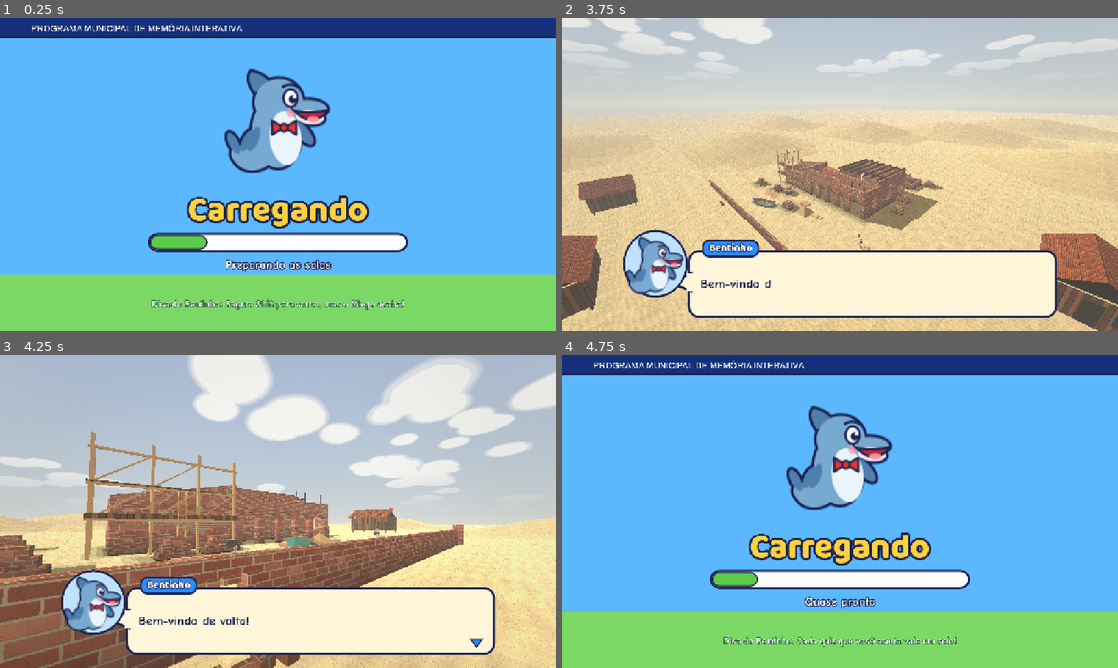
Above: before the commit, frames 1-4 (two rows, left to right).
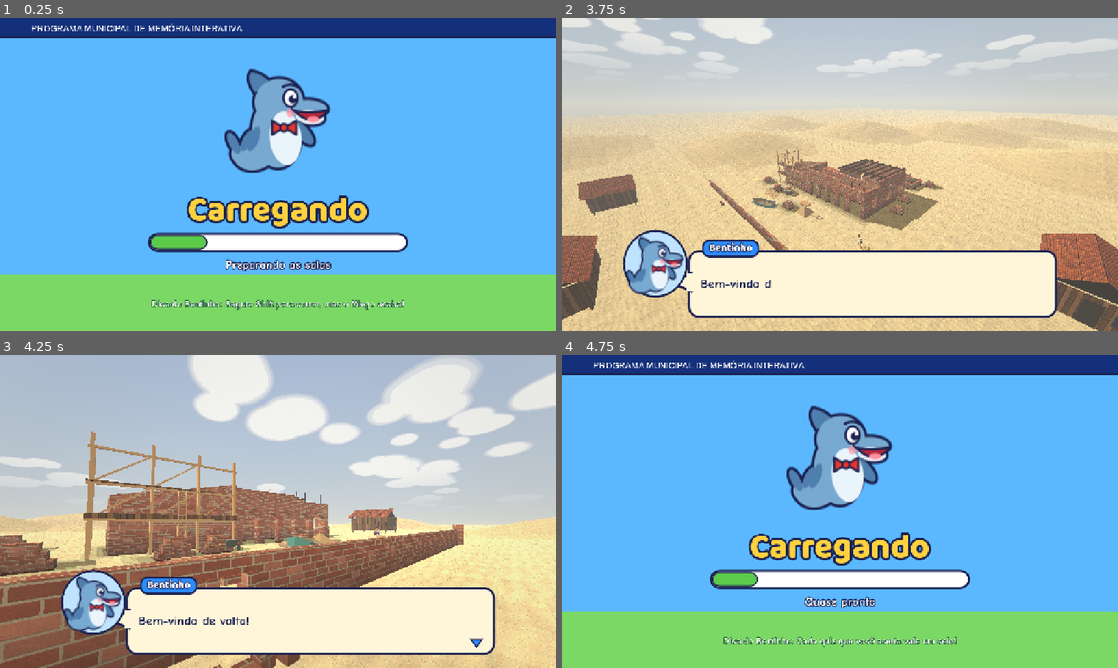
Above: after the commit, the same moments.

Repository: IcaroPv01/jogo_castelinho_imb-
Game: Godot game, scene res://tests/web_cenas.tscn
Two runs of this game, one before a commit and one after it. Both use one fixed random seed, a clock stepped at 60 frames per second and the inputs below. This scene is started directly instead of the project's main scene.
Inputs (mouse positions are in pixels of both pictures, inside the frame that each line leads up to):
- Up to frame 1 (0.25 s): no input
- Up to frame 2 (3.75 s): tap Enter at 0.5 s; move the mouse to (962, 158) at 0.52 s; hold D (direita) 0.53-1.25 s; hold Q (visor) 0.53-1.25 s; click (962, 158) at 0.67 s; drag from (728, 190) to (812, 237) at 1.27 s; move the mouse to (895, 105) at 2.02 s; hold D (direita) 2.03-2.75 s; hold Q (visor) 2.03-2.75 s; tap 1 (disco_1) at 2.1 s; drag from (812, 237) to (673, 127) at 2.77 s; tap E (interagir) at 3.5 s; move the mouse to (1006, 221) at 3.52 s; hold A (esquerda) from 3.53 s (still down); hold Mouse wheel down (disco_ant) from 3.53 s (still down)
- Up to frame 3 (4.25 s): keep holding A (esquerda); keep holding Mouse wheel down (disco_ant); tap Q (visor) at 3.8 s
- Up to frame 4 (4.75 s): release A (esquerda) at 4.25 s; release Mouse wheel down (disco_ant) at 4.25 s; drag from (673, 464) to (756, 433) at 4.27 s

Frame 1 is identical in both runs. In frame 2, 0.1% of the frame differs, in the area x 33-44%, y 46-55%; in frame 3, 0.8%, in the area x 0-20%, y 45-72%; in frame 4, nothing differs.

Commit message:
Módulo 10 (WIP): correções de colocação, em andamento
Co-Authored-By: Claude Opus 5.5 <noreply@anthropic.com>
Claude-Session: https://claude.ai/code/session_01EriXDATdJVwhEiuinFeoXf

Diff:
--- a/castelinho/extras.gd
+++ b/castelinho/extras.gd
@@ -248,7 +248,7 @@
 		Epocas.marcar(l, [GameState.Epoca.E2020])
 	# plaquinha ao lado do arco de entrada
 	Malha.abrir("plaquinha_arco_entrada")
-	g.ext.caixa(c.m.branco, Vector3(-4.82, 1.1, -11.02), Vector3(-4.52, 1.35, -10.99), Malha.F_SEM_BASE)
+	g.ext.caixa(c.m.branco, Vector3(-5.5, 1.1, -11.0), Vector3(-5.2, 1.35, -10.97), Malha.F_SEM_BASE)
 	Malha.fechar(_et)
 
 
--- a/castelinho/interior.gd
+++ b/castelinho/interior.gd
@@ -171,7 +171,7 @@
 	g.ext.caixa(pe, Vector3(-24.6, 0, -7.4), Vector3(-23.2, 0.75, -6.6), Malha.F_TODAS)
 	g.ext.col(Vector3(-24.6, 0, -7.4), Vector3(-23.2, 0.75, -6.6))
 	Malha.abrir("banco_pedra_jardim_norte")
-	g.ext.caixa(pe, Vector3(-25.0, 0.0, -8.1), Vector3(-22.8, 0.42, -7.5), Malha.F_TODAS)
+	g.ext.caixa(pe, Vector3(-24.78, 0.0, -8.1), Vector3(-22.8, 0.42, -7.5), Malha.F_TODAS)       # (começava em -25,0: o poste do painel P03 atravessava o banco)
 	Malha.abrir("banco_pedra_jardim_sul")
 	g.ext.caixa(pe, Vector3(-25.0, 0.0, -6.5), Vector3(-22.8, 0.42, -5.9), Malha.F_TODAS)
 	g.ext.col(Vector3(-25.0, 0.0, -8.1), Vector3(-22.8, 0.42, -5.9))
--- a/castelinho/mobilia.gd
+++ b/castelinho/mobilia.gd
@@ -289,8 +289,8 @@
 	# lanças e estandartes na parede oeste/leste
 	for x in [-10.5, -10.0, -9.5]:
 		Malha.abrir("lanca_medieval_%d" % roundi((x + 10.5) * 2.0 + 1.0))
-		cx(g, madeira, Vector3(x, 1.4, -23.65), Vector3(0.05, 2.5, 0.05))
-		cx(g, c.m.ferro, Vector3(x, 2.75, -23.65), Vector3(0.07, 0.3, 0.07))
+		cx(g, madeira, Vector3(x, 1.4, -23.54), Vector3(0.05, 2.5, 0.05))       # encostadas na parede (z -23,5)
+		cx(g, c.m.ferro, Vector3(x, 2.75, -23.54), Vector3(0.07, 0.3, 0.07))
 	# tronos (dois), encosto alto de madeira escura
 	for z in [-27.0, -28.2]:
 		Malha.abrir("trono_medieval_%d" % (1 if z > -27.5 else 2))
@@ -311,7 +311,7 @@
 			cx(g, madeira, Vector3(x, 0.25, -26.0 + dz), Vector3(0.45, 0.5, 0.45), true, 1.0)
 			cx(g, madeira, Vector3(x, 0.7, -26.0 + dz * 1.1), Vector3(0.45, 0.5, 0.06), false, 1.0)
 	# tochas (arandelas) ao lado da porta de saída e da lareira
-	for p in [Vector3(-11.4, 1.9, -29.05), Vector3(-9.0, 1.9, -29.05), Vector3(-16.4, 1.9, -24.5)]:
+	for p in [Vector3(-11.4, 1.9, -29.05), Vector3(-9.0, 1.9, -29.05), Vector3(-16.55, 1.9, -24.5)]:
 		Malha.abrir("tocha_medieval_%d" % roundi(absf(p.x)))
 		cx(g, ferro, p, Vector3(0.1, 0.5, 0.1))
 		cx(g, Castelinho.mat_luz(Color(1.0, 0.55, 0.15), 1.6), p + Vector3(0, 0.4, 0), Vector3(0.14, 0.24, 0.14))
@@ -351,6 +351,9 @@
 	# poltronas
 	for px in [-15.5, -9.7]:
 		Malha.abrir("poltrona_1975_%s" % ("oeste" if px < -12.0 else "leste"))
+		for lx in [-1.0, 1.0]:      # pés (a poltrona flutuava 10 cm acima do piso)
+			for lz in [-1.0, 1.0]:
+				cx(g, madeira, Vector3(px + 0.33 * lx, 0.06, -26.3 + 0.33 * lz), Vector3(0.06, 0.12, 0.06))
 		cx(g, tecido2, Vector3(px, 0.28, -26.3), Vector3(0.8, 0.34, 0.8), true)
 		var fora := 1.0 if px > -12.0 else -1.0
 		cx(g, tecido2, Vector3(px + 0.32 * fora, 0.65, -26.3), Vector3(0.16, 0.5, 0.8))
--- a/castelinho/obra.gd
+++ b/castelinho/obra.gd
@@ -88,7 +88,10 @@
 	# blocos soltos no alto da parede mais baixa
 	for k in 3:
 		var _et := Malha.abrir("bloco_solto_torre_a_%d" % (k + 1))
-		g.ext.caixa(c.m.parede_clara, Vector3(-22.4 + k * 0.5, 2.6, -14.8), Vector3(-22.0 + k * 0.5, 2.95, -14.5), Malha.F_SEM_BASE)
+		# (antes estavam enfiados 20 cm na parede norte; agora assentados no topo inclinado da parede oeste: y = 2,6 + 0,075 (z + 15))
+		var zb := -14.4 + k * 0.5
+		var yb := 2.6 + 0.075 * (zb + 15.0)
+		g.ext.caixa(c.m.parede_clara, Vector3(-22.55, yb, zb), Vector3(-22.25, yb + 0.35, zb + 0.3), Malha.F_SEM_BASE)
 	Malha.abrir("")
 	info["volumes"].append([-22.6, -15.8, -15.0, -11.0, 4.2])
 
@@ -163,7 +166,7 @@
 static func _pilhas(c: Castelinho, g: Castelinho.Grupo, info: Dictionary) -> void:
 	var mat: Material = c.m.parede_clara
 	var pilhas := [
-		[-20.4, -8.3, 0.0], [-18.2, -8.9, 15.0], [-24.8, -7.6, -10.0], [-3.1, -15.5, 0.0], [-3.7, -27.0, 8.0],
+		[-20.4, -8.3, 0.0], [-18.2, -8.9, 15.0], [-24.8, -8.9, -10.0], [-3.1, -15.5, 0.0], [-3.7, -27.0, 8.0],
 		[-14.2, -6.4, 0.0], [-26.5, -16.0, 20.0], [-4.0, -19.0, -6.0],
 	]
 	var ip := 0
--- a/castelinho/tito.gd
+++ b/castelinho/tito.gd
@@ -333,10 +333,10 @@
 
 ## Cartaz de PROCURA-SE colado "por cima" de um painel, levemente torto. Revisão V2: tamanho de folha A3 (50 cm) e
 ## cobrindo um terço do texto do painel (antes 34 cm no canto: a 3 m, à noite, não se lia que era um cartaz).
-static func cartaz_sobre(pai: Node, painel: Node3D, canto := 1, roll := 4.0) -> MeshInstance3D:
+static func cartaz_sobre(pai: Node, painel: Node3D, canto := 1, roll := 4.0, folga := 0.11) -> MeshInstance3D:
 	var yaw := painel.rotation_degrees.y
 	var b := Basis.from_euler(Vector3(0, deg_to_rad(yaw), 0))
-	var off := b * Vector3(0.4 * canto, -0.08, 0.11)
+	var off := b * Vector3(0.4 * canto, -0.08, folga)
 	return folha(pai, "procura_se", painel.position + off, yaw, 0.5, 2 if _dentro(painel.position) else 1, false, roll * canto)
 
 
--- a/tests/varredura/colocacao_lib.gd
+++ b/tests/varredura/colocacao_lib.gd
@@ -358,8 +358,17 @@
 
 
 const _PAL_INTENC := ["luz", "chama", "brilho", "halo", "raio", "sombra", "mancha", "fumaca", "poeira", "faisca", "particula", "brasa", "fogo", "vento", "agua", "onda", "espuma",
-	"passaporte", "disco_", "chuva", "pegada", "rastro", "mosca", "estrela", "brilha", "lampada", "balao", "folha_costela"]
+	"passaporte", "disco_", "chuva", "montinho", "recolhida", "pegada", "rastro", "mosca", "estrela", "brilha", "lampada", "balao", "folha_costela"]
 const _PAL_VAO := ["vidro", "porta", "janela", "grade", "arco", "veneziana", "folha_e", "folha_d"]
+
+
+## O sólido cabe inteiro dentro do objeto em dois eixos (colar de pilar, moldura): a sobreposição é só o miolo do próprio sólido.
+static func _envolve(o: E, s: E) -> bool:
+	var dentro := 0
+	for ax in 3:
+		if s.mn[ax] >= o.mn[ax] - 0.01 and s.mx[ax] <= o.mx[ax] + 0.01:
+			dentro += 1
+	return dentro >= 2
 
 
 static func _palavra_vao(et: String) -> String:
@@ -538,6 +547,9 @@
 		elif _palavra_vao(e0.et) != "":
 			intenc = true
 			motivo = "peça de vão (%s): fica dentro da espessura da parede; o colisor do vão é aproximado" % _palavra_vao(e0.et)
+		elif _envolve(melhor, melhor_s) and not melhor_atrav:
+			intenc = true
+			motivo = "o objeto ENVOLVE o sólido (colar/moldura em volta de pilar ou poste)"
 		elif minf(ts2.x, minf(ts2.y, ts2.z)) <= 0.12 and _bb_cluster(c).size.length() >= 0.9 and not melhor_atrav:
 			intenc = true
 			motivo = "poste/haste fina fixa o objeto (sobreposição de fixação)"
--- a/world/niveis/ato2.gd
+++ b/world/niveis/ato2.gd
@@ -590,8 +590,10 @@
 		for dz in [-0.3, 0.3]:
 			Construtor.caixa(casa, Vector3(0.07, 0.76, 0.07), Vector3(1.9 + dx, 0.38, -76.2 + dz), m_madeira, false)
 	var duna_peq := SphereMesh.new()
+	var idu := 0
 	for p in [Vector3(0.3, 0.0, -73.5), Vector3(-1.2, 0.0, -73.9), Vector3(2.4, 0.0, -73.6)]:
-		Ato2Pecas.malha(casa, duna_peq, p, m_areia, Vector3.ZERO, Vector3(1.4, 0.35, 0.9))
+		idu += 1
+		Malha.nomear(Ato2Pecas.malha(casa, duna_peq, p, m_areia, Vector3.ZERO, Vector3(1.4, 0.35, 0.9)), "montinho_areia_%d" % idu)   # meia esfera: metade enterrada de propósito
 
 	# aviso diegético da regra
 	Construtor.caixa(casa, Vector3(1.9, 0.9, 0.05), Vector3(1.5, 1.8, -77.28), m_madeira, false)
@@ -620,7 +622,8 @@
 	for k in ARC_N + 1:
 		var zp := ARC_Z0 - k * ARC_BAIA
 		_bloco(arc, ARC_X_ESQ - 0.4, ARC_X_ESQ + 0.4, 0.0, teto, zp - 0.4, zp + 0.4, m_pedra)
-		_bloco(arc, ARC_X_ESQ - 0.48, ARC_X_ESQ + 0.48, 2.15, 2.3, zp - 0.48, zp + 0.48, m_pedra_cinza, false)
+		# colar do pilar (o do pilar 0 para na face de trás da casa: antes atravessava a parede dos fundos)
+		_bloco(arc, ARC_X_ESQ - 0.48, ARC_X_ESQ + 0.48, 2.15, 2.3, zp - 0.48, zp if k == 0 else zp + 0.48, m_pedra_cinza, false)
 	var vao := ARC_BAIA - 0.8
 	var m_luz_lant := Ato2Pecas.mat_cor(Color(1.0, 0.75, 0.4), true, 1.0)
 	for k in ARC_N:
@@ -668,11 +671,12 @@
 	var z_fim := ARC_Z0 - ARC_BAIA * ARC_N
 	var raiz := Node3D.new()
 	raiz.name = "PortaFinal"
+	Malha.nomear(raiz, "porta_final_ato2")
 	add_child(raiz)
 	# moldura de pedra CINZA (não combina com o resto): a porta da Sala Medieval, fora de lugar
 	Ato2Pecas.malha(raiz, Ato2Pecas.arco_abatido(1.8, 2.5, 0.3, 3.3, 0.9), Vector3(ARC_XC, 0, z_fim - 0.4), m_pedra_cinza)
 	for lado in [-1.0, 1.0]:
-		_bloco(raiz, ARC_XC + lado * 1.05 - 0.15, ARC_XC + lado * 1.05 + 0.15, 0.0, 2.5, z_fim - 0.85, z_fim + 0.05, m_pedra_cinza)
+		_bloco(raiz, ARC_XC + lado * 1.055 - 0.15, ARC_XC + lado * 1.055 + 0.15, 0.0, 2.5, z_fim - 0.85, z_fim + 0.05, m_pedra_cinza)
 	# folhas com 4 vidros acesos cada
 	var m_vidro := Ato2Pecas.mat_cor(Color(1.0, 0.72, 0.35), true, 1.0)
 	for lado in [-1.0, 1.0]:
--- a/world/niveis/castelinho.gd
+++ b/world/niveis/castelinho.gd
@@ -923,7 +923,7 @@
 		for id in lista:
 			if _paineis.has(id):
 				var painel: Node3D = _paineis[id]
-				var cartaz := TitoCastelinho.cartaz_sobre(self, painel, 1 if id.hash() % 2 == 0 else -1)
+				var cartaz := TitoCastelinho.cartaz_sobre(self, painel, 1 if id.hash() % 2 == 0 else -1, 4.0, 0.045 if visita == 4 else 0.11)
 				cartaz.name = "Cartaz_" + id
 				if id == lista[0]:
 					_interagivel_pista("Ler o cartaz", cartaz.position + Vector3(0, 0, 0.03), Vector3(0.55, 0.75, 0.25), "cartaz",
@@ -1111,16 +1111,16 @@
 	match visita:
 		1:
 			# semente nº 2: um desenho de criança entre os quadros dos artistas locais (Salão de Arte, sala 11)
-			_desenhos["desenho_1"] = TitoCastelinho.folha(self, "desenho_1", Vector3(-9.62, 1.25, -20.01), 0.0, 0.46, 2)
+			_desenhos["desenho_1"] = TitoCastelinho.folha(self, "desenho_1", Vector3(-9.62, 1.25, -20.08), 0.0, 0.46, 2)
 			_montar_passaporte()
 		2:
-			_desenhos["desenho_2"] = TitoCastelinho.folha(self, "desenho_2", Vector3(-6.45, 1.45, -20.01), 0.0, 0.5, 2)
+			_desenhos["desenho_2"] = TitoCastelinho.folha(self, "desenho_2", Vector3(-6.45, 1.45, -20.08), 0.0, 0.5, 2)
 			_interagivel_pista("Olhar o desenho", Vector3(-6.45, 1.45, -19.9), Vector3(0.6, 0.6, 0.3), "desenho_2",
 				["Um desenho de giz de cera: um menino e a mãe, de mãos dadas, na praia.", "Está assinado \"TITO\", com o T ao contrário."], [E2020])
 			if GameState.flag(_chave("apagao")):
 				_criar_balde_e_desenho3()
 		3:
-			_desenhos["desenho_4"] = TitoCastelinho.folha(self, "desenho_4", Vector3(-24.5, 1.25, -16.0), 90.0, 0.5, 2)
+			_desenhos["desenho_4"] = TitoCastelinho.folha(self, "desenho_4", Vector3(-24.58, 1.25, -16.0), 90.0, 0.5, 2)
 			_interagivel_pista("Olhar o desenho", Vector3(-24.4, 1.25, -16.0), Vector3(0.3, 0.6, 0.6), "desenho_4",
 				["Um menino pequeno embaixo de um castelo enorme, todo de pedra.", "O castelo está em cima dele."], [E2020])
 			_montar_porta_ato2()
--- a/world/niveis/porao_salas.gd
+++ b/world/niveis/porao_salas.gd
@@ -617,6 +617,7 @@
 static func _porta_entrada(c: Ctx) -> void:
 	var porta := Node3D.new()
 	porta.name = "Porta"
+	Malha.nomear(porta, "porta_entrada_porao_recolhida")      # a folha sobe para dentro da lâmina quando aberta (flutua de propósito)
 	porta.position = Vector3(0, c.piso_y, T * 0.5)
 	c.raiz.add_child(porta)
 	var m: Malha = MalhaGd.new()
@@ -1029,7 +1030,7 @@
 		[Vector3(-c.w * 0.5 + 0.02, 1.7, -2.2), Vector3.RIGHT], [Vector3(-c.w * 0.5 + 0.02, 1.6, -4.7), Vector3.RIGHT],
 		[Vector3(-c.w * 0.5 + 0.02, 1.8, -7.3), Vector3.RIGHT], [Vector3(-c.w * 0.5 + 0.02, 1.5, -9.0), Vector3.RIGHT],
 		[Vector3(c.w * 0.5 - 0.02, 1.7, -2.8), Vector3.LEFT], [Vector3(c.w * 0.5 - 0.02, 1.5, -5.3), Vector3.LEFT],
-		[Vector3(c.w * 0.5 - 0.02, 1.8, -7.8), Vector3.LEFT], [Vector3(0.0, 1.8, -c.L + 0.02), Vector3.BACK]]
+		[Vector3(c.w * 0.5 - 0.02, 1.8, -7.8), Vector3.LEFT], [Vector3(c.w * 0.5 - 0.02, 1.8, -1.1), Vector3.LEFT]]      # (o 8º ficava na abertura de saída da sala, flutuando no vão)
 	for i in seq.size():
 		var tam := 1.05 + rng.randf() * 0.3
 		quadro(c, tex_desenho(seq[i]), pos[i][0], pos[i][1], tam, tam * 0.75, rng.randf_range(-6.0, 6.0))
